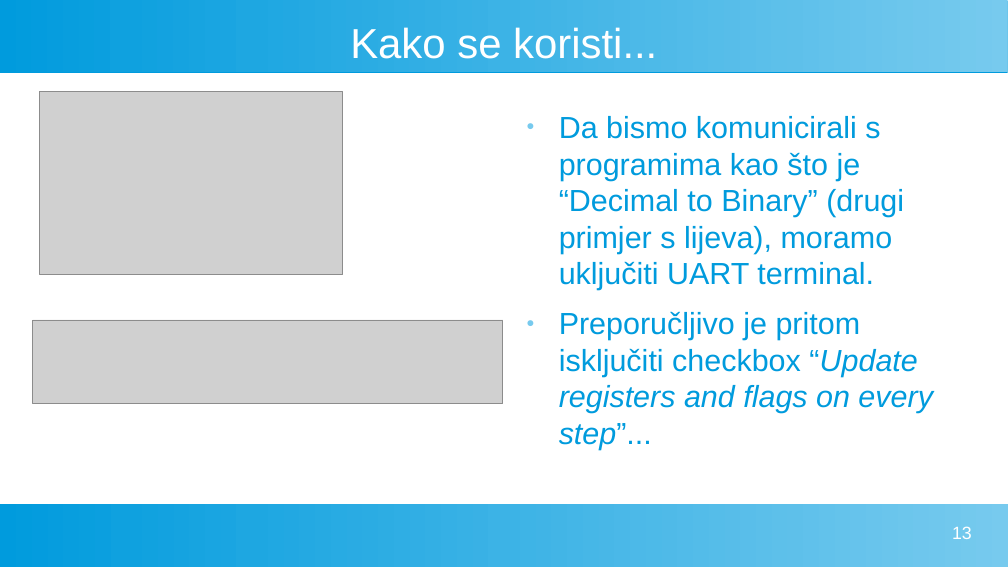
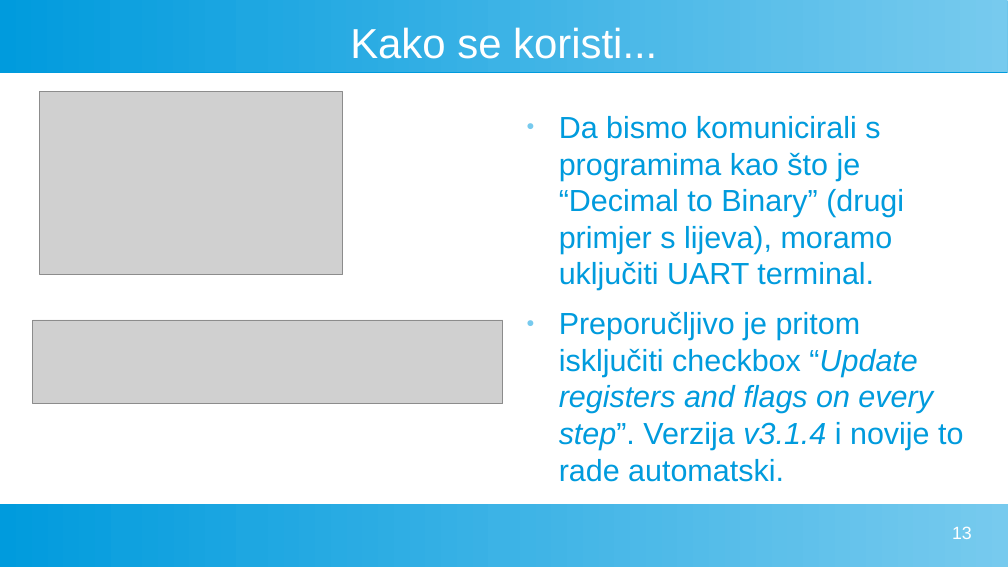
Before and after one commit to FlatAssembler/PicoBlaze_Simulator_in_JS, a slide deck: slide 13 of seminar/PicoBlaze.odp. Drawn at 1008x567 pixels with LibreOffice and Linux fonts; fonts in the diff are those of the drawing; grey boxes stand for pictures. Boxes give left, top, right and bottom in pixels: in the first picture for what was removed or moved away, otherwise in the second. Text is boxed around its words. In the diff, an @@ line names an element or a change of style, - is before the commit and + after.

```diff
--- a/seminar/PicoBlaze.odp
+++ b/seminar/PicoBlaze.odp
@@ text at bbox=[559, 311, 963, 482]: text changed @@
-● Preporučljivo je pritom isključiti checkbox “Update registers and flags on every step”...
+● Preporučljivo je pritom isključiti checkbox “Update registers and flags on every step”. Verzija v3.1.4 i novije to rade automatski.
```
Also in this commit, not shown: 1 other file.
